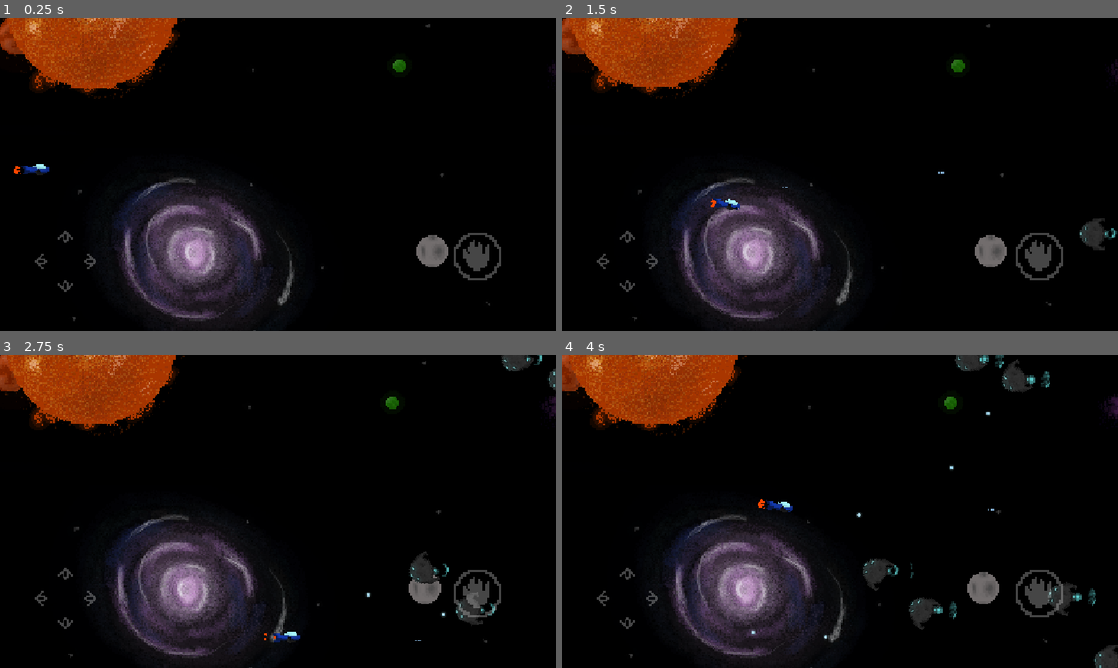
Above: before the commit, frames 1-4 (two rows, left to right).
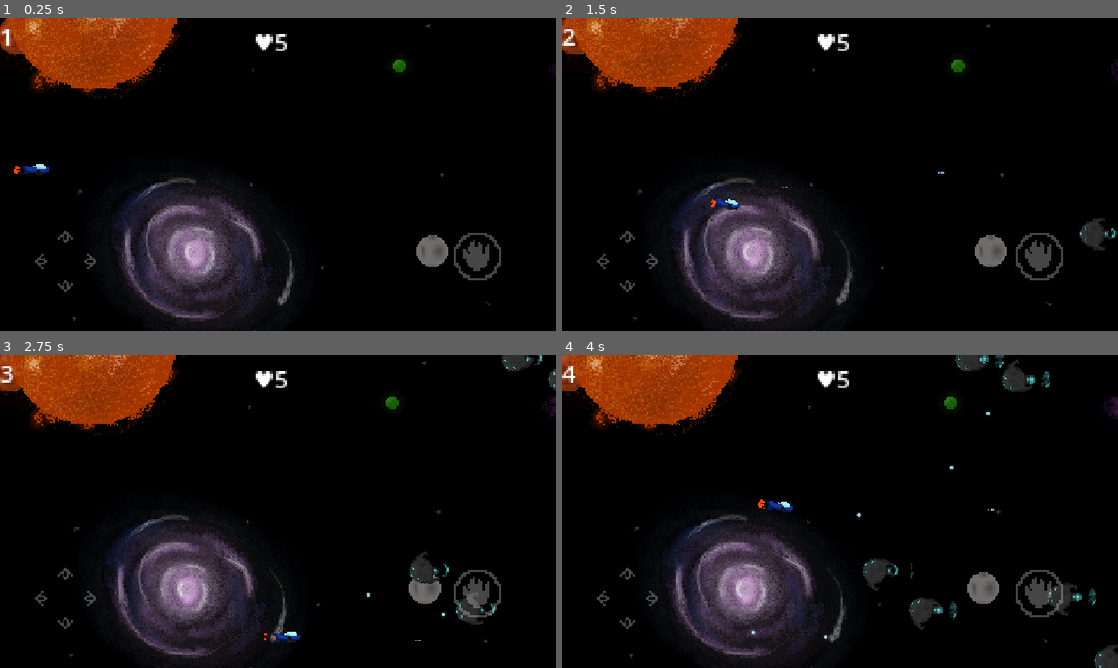
Above: after the commit, the same moments.

Repository: DumitrLeon/shot-em-up
Game: Godot game, scene res://scenes/game.tscn
Same seed, same stepped clock (60 frames per second), same inputs: the game is played once before the commit and once after it.
Inputs (mouse positions are in pixels of both pictures, inside the frame that each line leads up to):
- Up to frame 1 (0.25 s): no input
- Up to frame 2 (1.5 s): move the mouse to (962, 158) at 0.52 s; hold D (right) 0.53-1.28 s; click (962, 158) at 0.6 s; move the mouse to (728, 190) at 1.27 s; hold S (down) from 1.28 s (still down); click (728, 190) at 1.35 s
- Up to frame 3 (2.75 s): move the mouse to (333, 442) at 2.02 s; release S (down) at 2.03 s; hold D (right) from 2.03 s (still down); click (333, 442) at 2.1 s
- Up to frame 4 (4 s): move the mouse to (812, 574) at 2.77 s; release D (right) at 2.78 s; hold W (up) 2.78-3.53 s; click (812, 574) at 2.85 s; move the mouse to (1006, 558) at 3.52 s; hold A (left) from 3.53 s (still down); click (1006, 558) at 3.6 s

The runs differ from the first frame. In frame 1, 0.3% of the frame differs, in the area x 0-52%, y 3-11%; in frame 2, 0.3%; in frame 3, 0.3%; in frame 4, 0.3%.

Commit message:
FINAL FIXES

Diff:
--- a/scenes/game.tscn
+++ b/scenes/game.tscn
@@ -12,11 +12,14 @@
 [ext_resource type="Texture2D" uid="uid://tadd5m037xyl" path="res://assets/Mobile/MobileControls_0004.png" id="10_trtic"]
 [ext_resource type="Texture2D" uid="uid://df34632tx8n8" path="res://assets/Mobile/MobileControls_0005.png" id="11_ir15t"]
 
+[sub_resource type="CircleShape2D" id="CircleShape2D_dinhu"]
+radius = 12.0
+
 [sub_resource type="CircleShape2D" id="CircleShape2D_kvpfn"]
-radius = 5.0
+radius = 12.0
 
-[sub_resource type="CircleShape2D" id="CircleShape2D_trtic"]
-radius = 4.0
+[sub_resource type="CircleShape2D" id="CircleShape2D_kvuet"]
+radius = 15.0
 
 [node name="Game" type="Node2D"]
 script = ExtResource("1_lnu2h")
@@ -84,7 +87,7 @@
 modulate = Color(1, 1, 1, 0.27450982)
 position = Vector2(13.333334, 120)
 texture_normal = ExtResource("7_kvpfn")
-shape = SubResource("CircleShape2D_kvpfn")
+shape = SubResource("CircleShape2D_dinhu")
 passby_press = true
 action = "up"
 
@@ -117,6 +120,24 @@
 position = Vector2(277.33334, 112)
 scale = Vector2(1.64, 1.64)
 texture_normal = ExtResource("11_ir15t")
-shape = SubResource("CircleShape2D_trtic")
+shape = SubResource("CircleShape2D_kvuet")
 passby_press = true
 action = "shoot"
+
+[node name="vita" type="Label" parent="UI_manager"]
+layout_mode = 0
+offset_left = 176.5
+offset_top = 4.0
+offset_right = 197.5
+offset_bottom = 27.0
+grow_horizontal = 2
+grow_vertical = 2
+text = "♥️5"
+horizontal_alignment = 1
+
+[node name="seconds" type="Label" parent="UI_manager"]
+layout_mode = 1
+offset_right = 10.0
+offset_bottom = 23.0
+text = "1"
+horizontal_alignment = 1
--- a/scripts/game.gd
+++ b/scripts/game.gd
@@ -36,7 +36,14 @@
 
 
 var timer = 0.0
+var timer_2 = 0.0
 func _process(delta: float) -> void:
+	if timer_2 >= 1:
+		timer_2 = 0.0
+		$UI_manager/seconds.text = str(int($UI_manager/seconds.text) + 1)
+	else:
+		timer_2 += delta
+
 	if timer >= spawn_rate:
 		timer = 0.0
 		var spawn_x = 400
--- a/scripts/player.gd
+++ b/scripts/player.gd
@@ -23,7 +23,8 @@
 func damage_player(amt):
 	$AnimationPlayer.stop()
 	$AnimationPlayer.play("damage")
-	health -= amt*99999
+	health -= amt
+	$"../UI_manager/vita".text = "♥️"+str(health)
 	if health <= 0:
 		await get_tree().create_timer(1.5).timeout
 		get_tree().quit()
Not shown, removed: index.png.import
Not shown: 1 places in scenes/game.tscn that only renumber resources
Not shown, changed: index.html
Not shown, changed: index.pck
